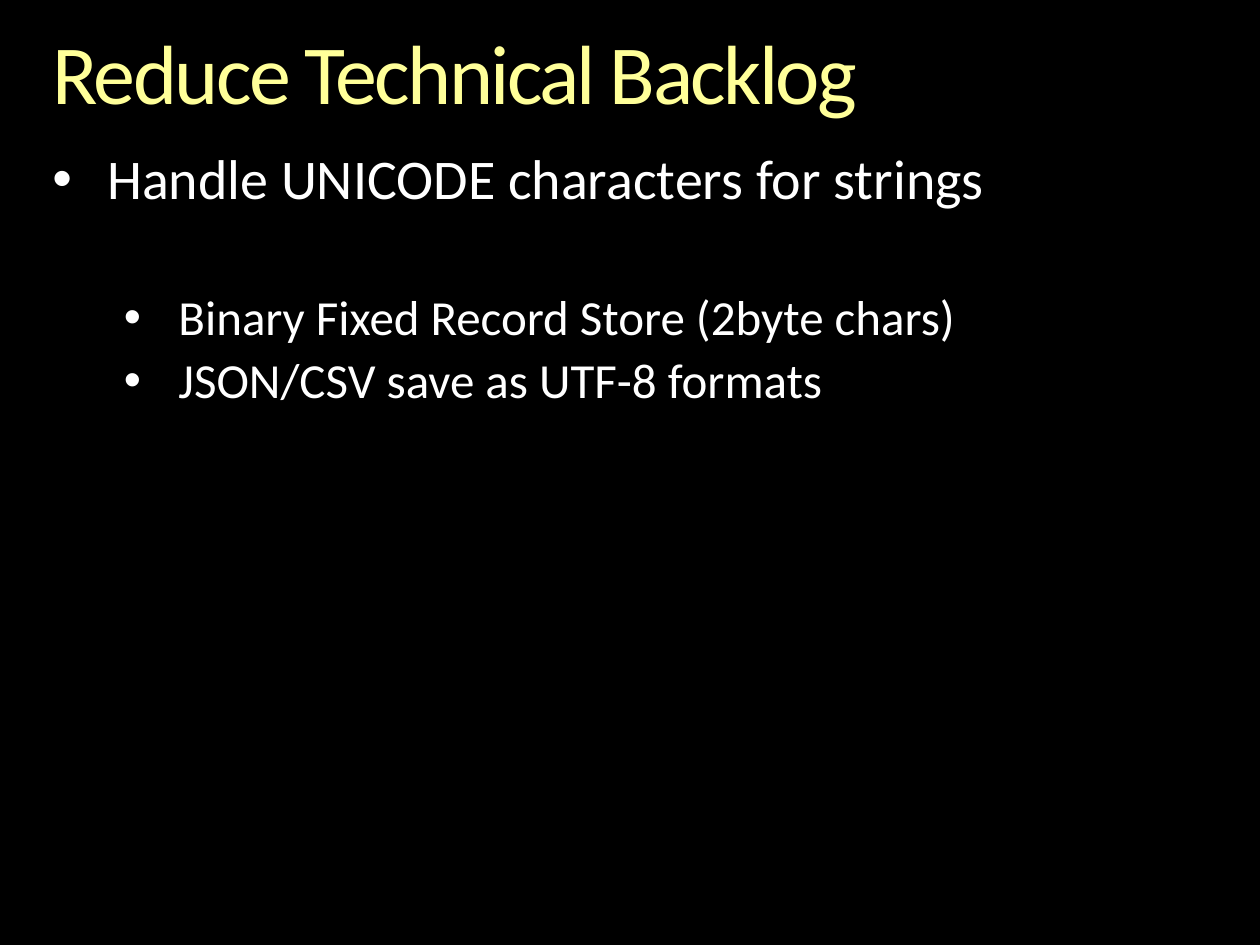
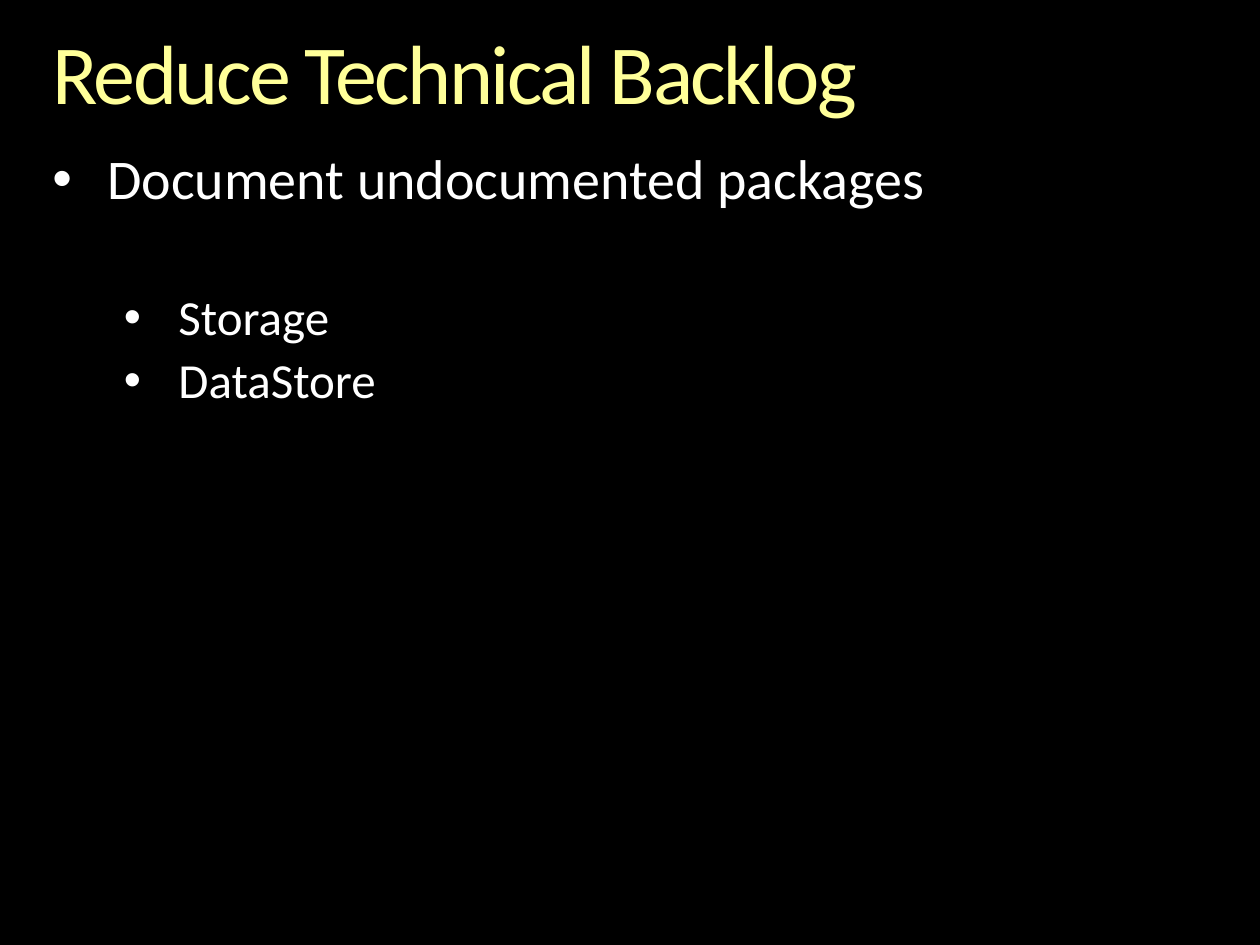
Before and after one commit to andrewferlitsch/epipog-nosql, a slide deck: slide 3 of sprints/Sprint 6 - Nov 27 - Dec 3 - Planning.pptx. Drawn at 1260x945 pixels with LibreOffice and Linux fonts; fonts in the diff are those of the drawing; background and template pictures are left out. Boxes give left, top, right and bottom in pixels: in the first picture for what was removed or moved away, otherwise in the second. Text is boxed around its words. In the diff, an @@ line names an element or a change of style, - is before the commit and + after.

```diff
--- a/sprints/Sprint 6 - Nov 27 - Dec 3 - Planning.pptx
+++ b/sprints/Sprint 6 - Nov 27 - Dec 3 - Planning.pptx
@@ text at [107, 160, 924, 399]: text changed; size 28 to 32 pt @@
-• Handle UNICODE characters for strings
-  • Binary Fixed Record Store (2byte chars)
-  • JSON/CSV save as UTF-8 formats
+• Document undocumented packages
+  • Storage
+  • DataStore
```
Also in this commit, not shown: 2 other slides changed, 1 slide removed, 5 other files.
